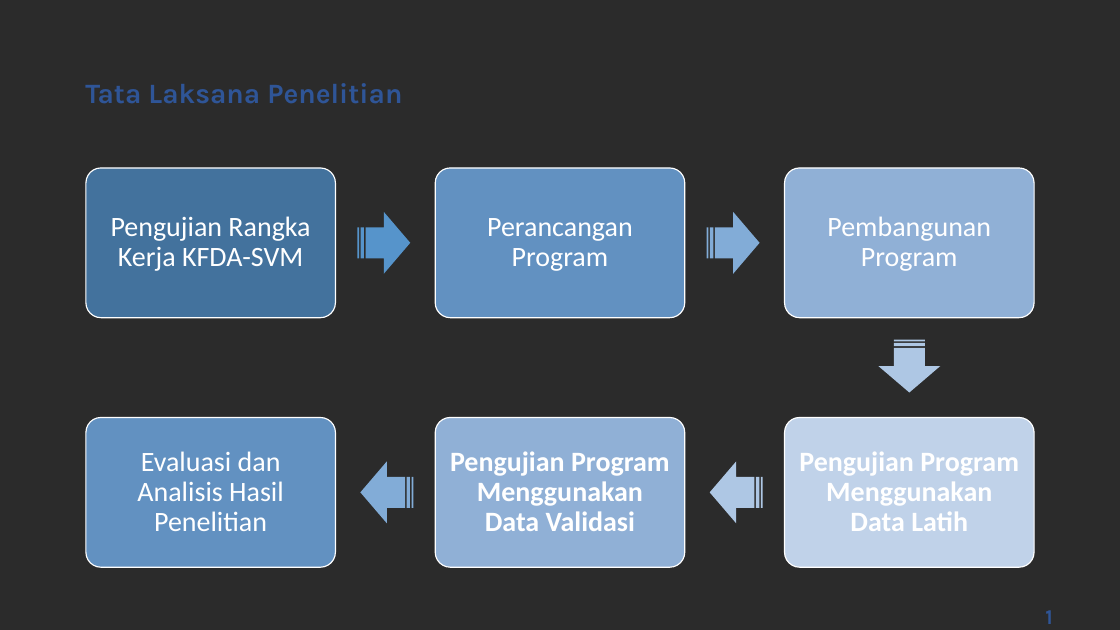
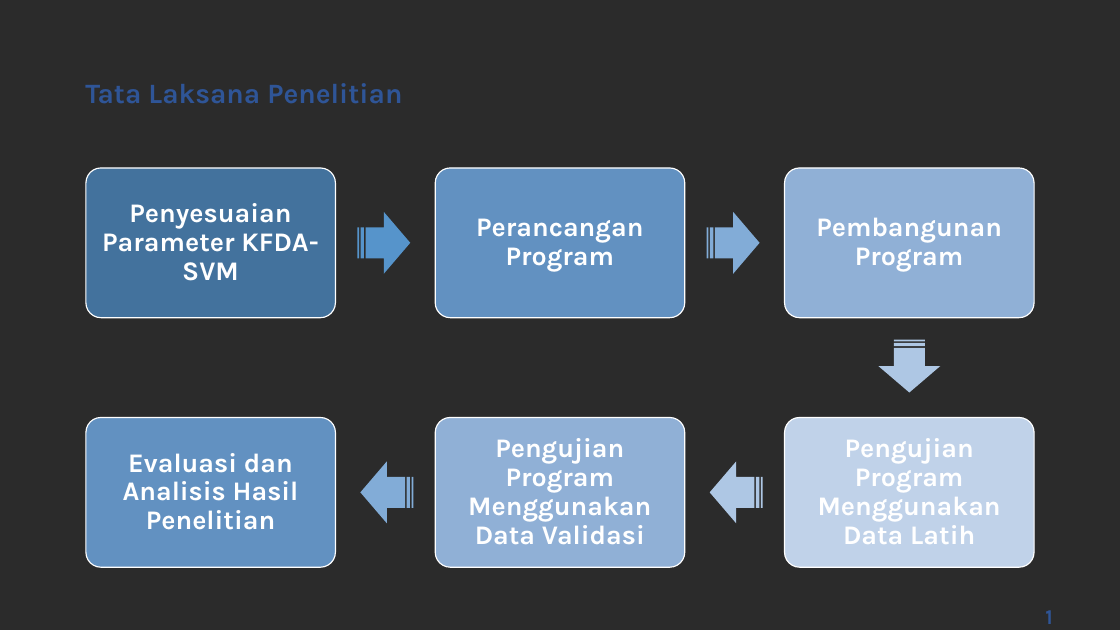
Before and after one commit to rezaandriady/TA_RezaAndriady, a slide deck: slide 11 of Presentasi/Draft Presentasi Reza Andriady - 44976.pptx. Drawn at 1120x630 pixels with LibreOffice and Linux fonts; fonts in the diff are those of the drawing; background and template pictures are left out; a plain dark background stands for a picture behind light text. Boxes give left, top, right and bottom in pixels: in the first picture for what was removed or moved away, otherwise in the second. Text is boxed around its words. In the diff, an @@ line names an element or a change of style, - is before the commit and + after.

```diff
--- a/Presentasi/Draft Presentasi Reza Andriady - 44976.pptx
+++ b/Presentasi/Draft Presentasi Reza Andriady - 44976.pptx
@@ text at [102, 203, 318, 281]: text changed; size 24 to 23 pt; font Calibri to Karla; bold on @@
-Pengujian Rangka Kerja KFDA-SVM
+Penyesuaian Parameter KFDA-SVM
@@ size 24 to 23 pt, font Calibri to Karla, bold on in 3 elements at [476, 218, 643, 272], [816, 217, 1002, 272], [123, 453, 299, 530] @@
@@ text "Pengujian Program Menggunakan Data Validasi" at [468, 438, 651, 544]: size 24 to 23 pt, font Calibri to Karla @@
@@ text "Pengujian Program Menggunakan Data Latih" at [818, 438, 1001, 544]: size 24 to 23 pt, font Calibri to Karla @@
```
Also in this commit, not shown: 15 other slides changed.
